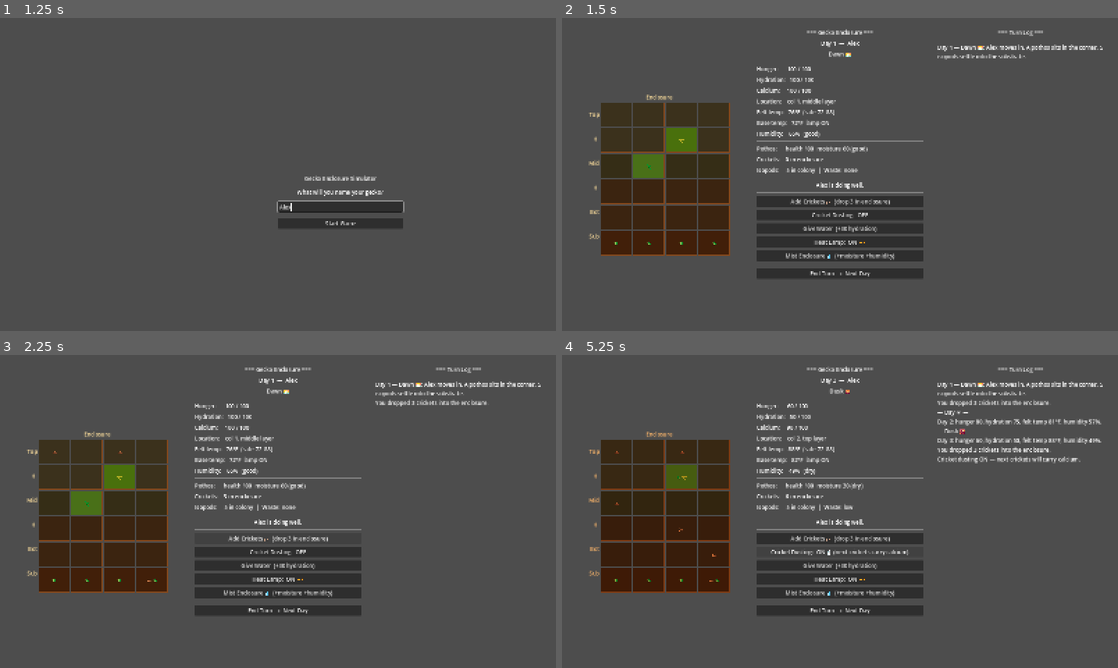
Above: before the commit, frames 1-4 (two rows, left to right).
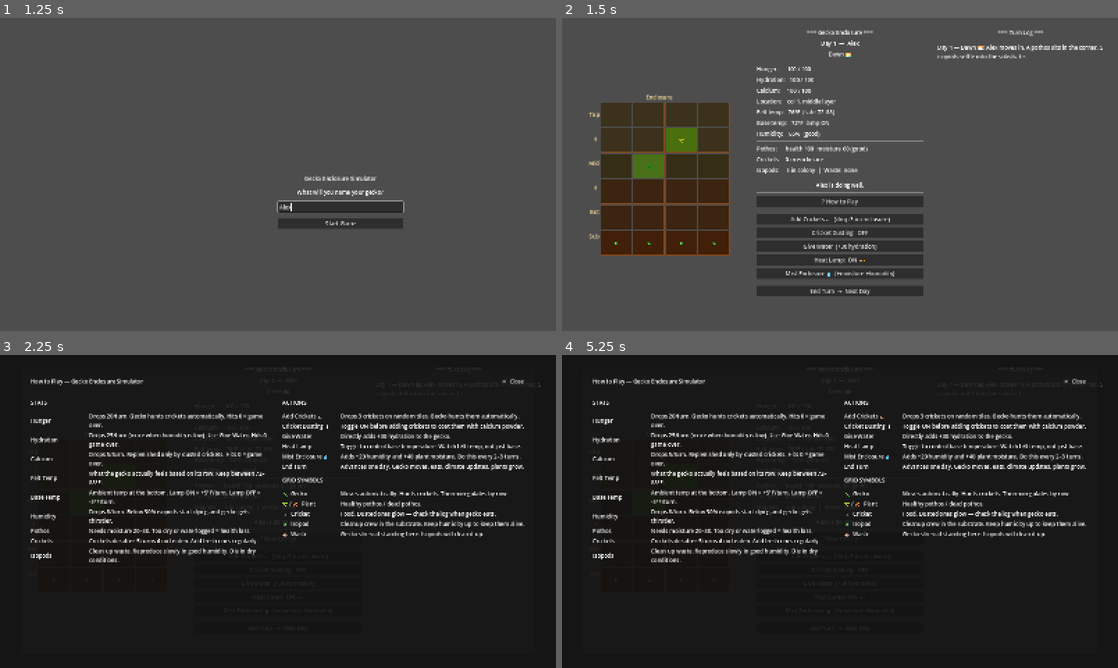
Above: after the commit, the same moments.

Repository: soapsmith/gecko-enclosure-simulator
Game: Godot game, scene res://scenes/main.tscn
Same seed, same stepped clock (60 frames per second), same inputs: the game is played once before the commit and once after it.
Inputs (mouse positions are in pixels of both pictures, inside the frame that each line leads up to):
- Up to frame 1 (1.25 s): click (339, 205) at 0.52 s; type "Alex" at 0.6 s
- Up to frame 2 (1.5 s): click "Start Game" at 1.25 s
- Up to frame 3 (2.25 s): click (278, 539) at 2 s, where only the run after the commit has a clickable "? How to Play"
- Up to frame 4 (5.25 s): click "End Turn → Next Day" at 2.75 s; click "End Turn → Next Day" at 3.5 s; click "Add Crickets 🦗 (drop 3 in enc…" at 4.25 s; click "Cricket Dusting: OFF" at 5 s

Frame 1 is identical in both runs. In frame 2, 4.1% of the frame differs, in the area x 35-65%, y 57-89%; in frame 3, 96%; in frame 4, 97%, in the area x 0-100%, y 0-100%.

Commit message:
Add How to Play help screen
Full-screen overlay with two-column layout covering all stats,
actions, and grid symbols with plain-English descriptions.
Scrollable content area constrained to window bounds. Opened
via '? How to Play' button, closed with X.

Co-Authored-By: Claude Sonnet 4.6 <noreply@anthropic.com>

Diff:
--- a/scripts/Main.gd
+++ b/scripts/Main.gd
@@ -82,6 +82,8 @@
 var isopod_label: Label
 var status_label: Label
 var calcium_label: Label
+var help_screen: Control
+var help_button: Button
 var add_crickets_button: Button
 var dust_button: Button
 var water_button: Button
@@ -180,6 +182,7 @@
 	_build_grid_column(hbox)
 	_build_stats_column(hbox)
 	_build_log_column(hbox)
+	_build_help_screen()
 
 
 func _build_grid_column(parent: Node) -> void:
@@ -297,6 +300,13 @@
 	status_label.horizontal_alignment = HORIZONTAL_ALIGNMENT_CENTER
 	status_label.autowrap_mode = TextServer.AUTOWRAP_WORD
 	right.add_child(status_label)
+
+	right.add_child(HSeparator.new())
+
+	help_button = Button.new()
+	help_button.text = "? How to Play"
+	help_button.pressed.connect(_on_help_pressed)
+	right.add_child(help_button)
 
 	right.add_child(HSeparator.new())
 
@@ -455,6 +465,139 @@
 	_update_display()
 
 
+func _on_help_pressed() -> void:
+	help_screen.show()
+
+func _on_help_close_pressed() -> void:
+	help_screen.hide()
+
+
+# ══════════════════════════════════════════════════════════════
+# HELP SCREEN
+# ══════════════════════════════════════════════════════════════
+
+func _build_help_screen() -> void:
+	# Full-screen dimmed overlay
+	help_screen = Control.new()
+	help_screen.set_anchors_and_offsets_preset(Control.PRESET_FULL_RECT)
+	game_screen.add_child(help_screen)
+
+	var bg = ColorRect.new()
+	bg.set_anchors_and_offsets_preset(Control.PRESET_FULL_RECT)
+	bg.color = Color(0, 0, 0, 0.72)
+	bg.mouse_filter = Control.MOUSE_FILTER_STOP
+	help_screen.add_child(bg)
+
+	# Panel fills the screen with a fixed inset so it never overflows
+	var panel = PanelContainer.new()
+	panel.set_anchors_and_offsets_preset(Control.PRESET_FULL_RECT)
+	panel.offset_left   =  60
+	panel.offset_right  = -60
+	panel.offset_top    =  40
+	panel.offset_bottom = -40
+	help_screen.add_child(panel)
+
+	var margin = MarginContainer.new()
+	margin.set_anchors_and_offsets_preset(Control.PRESET_FULL_RECT)
+	margin.add_theme_constant_override("margin_left",   28)
+	margin.add_theme_constant_override("margin_right",  28)
+	margin.add_theme_constant_override("margin_top",    20)
+	margin.add_theme_constant_override("margin_bottom", 20)
+	panel.add_child(margin)
+
+	var vbox = VBoxContainer.new()
+	vbox.add_theme_constant_override("separation", 10)
+	margin.add_child(vbox)
+
+	# Title row
+	var title_row = HBoxContainer.new()
+	vbox.add_child(title_row)
+
+	var title = Label.new()
+	title.text = "How to Play — Gecko Enclosure Simulator"
+	title.size_flags_horizontal = Control.SIZE_EXPAND_FILL
+	title_row.add_child(title)
+
+	var close_btn = Button.new()
+	close_btn.text = "✕  Close"
+	close_btn.pressed.connect(_on_help_close_pressed)
+	title_row.add_child(close_btn)
+
+	vbox.add_child(HSeparator.new())
+
+	# Scrollable two-column content
+	var scroll = ScrollContainer.new()
+	scroll.size_flags_vertical = Control.SIZE_EXPAND_FILL
+	vbox.add_child(scroll)
+
+	var cols = HBoxContainer.new()
+	cols.add_theme_constant_override("separation", 24)
+	cols.size_flags_horizontal = Control.SIZE_EXPAND_FILL
+	scroll.add_child(cols)
+
+	_help_column(cols, [
+		["STATS", ""],
+		["Hunger", "Drops 20/turn. Gecko hunts crickets automatically. Hits 0 = game over."],
+		["Hydration", "Drops 25/turn (more when humidity is low). Use Give Water. Hits 0 = game over."],
+		["Calcium", "Drops 5/turn. Replenished only by dusted crickets. Hits 0 = game over."],
+		["Felt Temp", "What the gecko actually feels based on its row. Keep between 72–88°F."],
+		["Base Temp", "Ambient temp at the bottom. Lamp ON = +5°F/turn. Lamp OFF = -5°F/turn."],
+		["Humidity", "Drops 8/turn. Below 30% isopods start dying and gecko gets thirstier."],
+		["Pothos", "Needs moisture 20–80. Too dry or waterlogged = health loss."],
+		["Crickets", "Crickets die after 5 turns if not eaten. Add fresh ones regularly."],
+		["Isopods", "Clean up waste. Reproduce slowly in good humidity. Die in dry conditions."],
+	])
+
+	_help_column(cols, [
+		["ACTIONS", ""],
+		["Add Crickets 🦗", "Drops 3 crickets on random tiles. Gecko hunts them automatically."],
+		["Cricket Dusting 🧂", "Toggle ON before adding crickets to coat them with calcium powder."],
+		["Give Water", "Directly adds +30 hydration to the gecko."],
+		["Heat Lamp", "Toggle to control base temperature. Watch felt temp, not just base."],
+		["Mist Enclosure 💧", "Adds +20 humidity and +40 plant moisture. Do this every 2–3 turns."],
+		["End Turn", "Advances one day. Gecko moves, eats, climate updates, plants grow."],
+		["GRID SYMBOLS", ""],
+		["🦎  Gecko", "Moves automatically. Hunts crickets. Thermoregulates by row."],
+		["🌱 / 🍂  Plant", "Healthy pothos / dead pothos."],
+		["🦗  Cricket", "Food. Dusted ones glow — check the log when gecko eats."],
+		["🪲  Isopod", "Cleanup crew in the substrate. Keep humidity up to keep them alive."],
+		["💩  Waste", "Gecko stress if standing here. Isopods will clean it up."],
+	])
+
+	help_screen.hide()
+
+
+func _help_column(parent: Node, rows: Array) -> void:
+	var col = VBoxContainer.new()
+	col.size_flags_horizontal = Control.SIZE_EXPAND_FILL
+	col.add_theme_constant_override("separation", 6)
+	parent.add_child(col)
+
+	for row in rows:
+		if row[0] in ["STATS", "ACTIONS", "GRID SYMBOLS"]:
+			var sep = HSeparator.new()
+			col.add_child(sep)
+			var heading = Label.new()
+			heading.text = row[0]
+			col.add_child(heading)
+			col.add_child(HSeparator.new())
+		else:
+			var hbox = HBoxContainer.new()
+			hbox.add_theme_constant_override("separation", 8)
+			col.add_child(hbox)
+
+			var key_lbl = Label.new()
+			key_lbl.text = row[0]
+			key_lbl.custom_minimum_size = Vector2(160, 0)
+			hbox.add_child(key_lbl)
+
+			var val_lbl = Label.new()
+			val_lbl.text = row[1]
+			val_lbl.autowrap_mode = TextServer.AUTOWRAP_WORD
+			val_lbl.size_flags_horizontal = Control.SIZE_EXPAND_FILL
+			hbox.add_child(val_lbl)
+
+
 # ══════════════════════════════════════════════════════════════
 # ANIMATIONS
 # ══════════════════════════════════════════════════════════════
